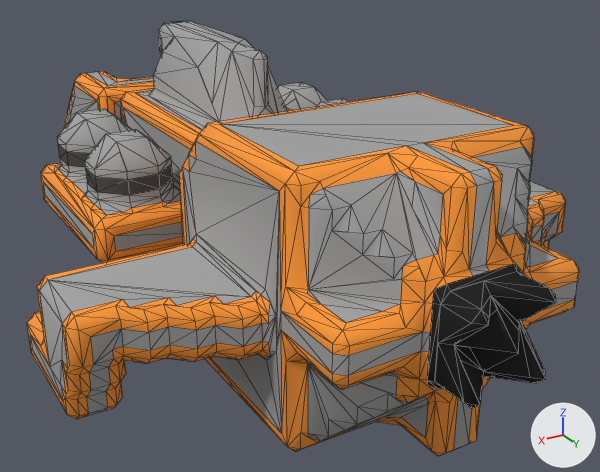
Before and after pictures for a commit that changed the OBJ model src/jsMain/resources/meshes/ndrc-2-jager-class.obj.
Both versions are drawn from a 50 mm camera at (24.6, 47.8, 26.7) aimed at (-2.1, 3.3, 4.5). Arrows for +X, +Y and +Z are at lower right; the lights stay in place. Mesh edges are drawn as thin lines. Where no turn or scale is listed for an object, it has been applied to the vertices.

The older version as bpy lines, for what is in view:
```python
me_ndrc_2_jager_class = bpy.data.meshes.new('ndrc-2-jager-class')
me_ndrc_2_jager_class.from_pydata(...)  # 1630 vertices, 3074 faces; spans x -16.5..16.5, y -25.5..25.5, z 0.0..17.0
me_ndrc_2_jager_class.materials.append(mat_ndrc_2_jager_class)
ob_ndrc_2_jager_class = bpy.data.objects.new('ndrc-2-jager-class', me_ndrc_2_jager_class)
ob_ndrc_2_jager_class.location = (0.0, 0.0, 0.0)
```
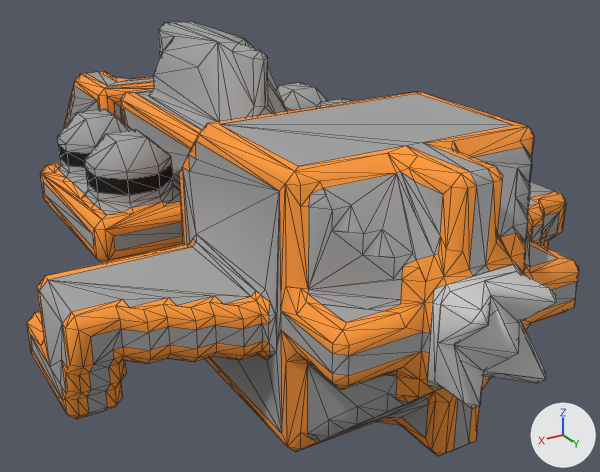
The newer file is also turned or shifted as a whole; pictures and numbers use the older file's frame.

Diff of the bpy script that builds the scene:
```diff
--- a/src/jsMain/resources/meshes/ndrc-2-jager-class.obj.py
+++ b/src/jsMain/resources/meshes/ndrc-2-jager-class.obj.py
@@ me_ndrc_2_jager_class @@
 # used by ob_ndrc_2_jager_class; location = (0.0, 0.0, 0.0)
-me_ndrc_2_jager_class.from_pydata(...)  # 1630 vertices, 3074 faces; spans x -16.5..16.5, y -25.5..25.5, z 0.0..17.0
+me_ndrc_2_jager_class.from_pydata(...)  # 1627 vertices, 3071 faces; spans x -16.5..16.5, y -25.5..25.5, z 0.0..17.0
+# me_ndrc_2_jager_class part 1: 1 vertex moved from x 1.5, y 24.0, z 7.5 to x 0.0, y 25.0, z 7.0; 8 vertices removed from x -7.0..2.0, y 18.5..25.0, z 2.5..13.0; 9 vertices added at x -5.5..7.0, y 18.5..24.5, z 2.0..12.5
+# me_ndrc_2_jager_class part 2: 1 vertex moved from x 9.5, y -3.0, z 8.5 to x 10.0, y -2.5, z 8.5; 3 vertices removed from x 2.5..9.0, y 0.0..0.5, z 10.5..13.5; 1 vertex added at x 2.0, y 2.0, z 12.0
+# me_ndrc_2_jager_class part 3: 1 vertex moved from x -9.0, y -9.0, z 11.0 to x -9.0, y -8.5, z 11.5; 3 vertices removed from x -7.0..-1.5, y -9.0..-3.0, z 8.5..15.5
+# me_ndrc_2_jager_class part 4: 220 kept faces spanning x -10.5..10.5, y -23.5..25.5, z 2.7..17.0 get new texture (UV) coordinates
 me_ndrc_2_jager_class.materials.append(mat_ndrc_2_jager_class)
```

Where the change shows, as pixel boxes [x1, y1, x2, y2] in the pictures (600 x 472 px; the box of a moved part takes in the faces that stretch with it):
part 1 of me_ndrc_2_jager_class, moved or reshaped: before [396, 173, 545, 379]; after [286, 172, 545, 383]
part 2 of me_ndrc_2_jager_class, moved or reshaped: before [95, 42, 232, 172]; after [218, 44, 254, 122]
part 3 of me_ndrc_2_jager_class, cut back: before [283, 91, 300, 111]
part 4 of me_ndrc_2_jager_class, surface changed (black to grey): [59, 38, 556, 409] in both
